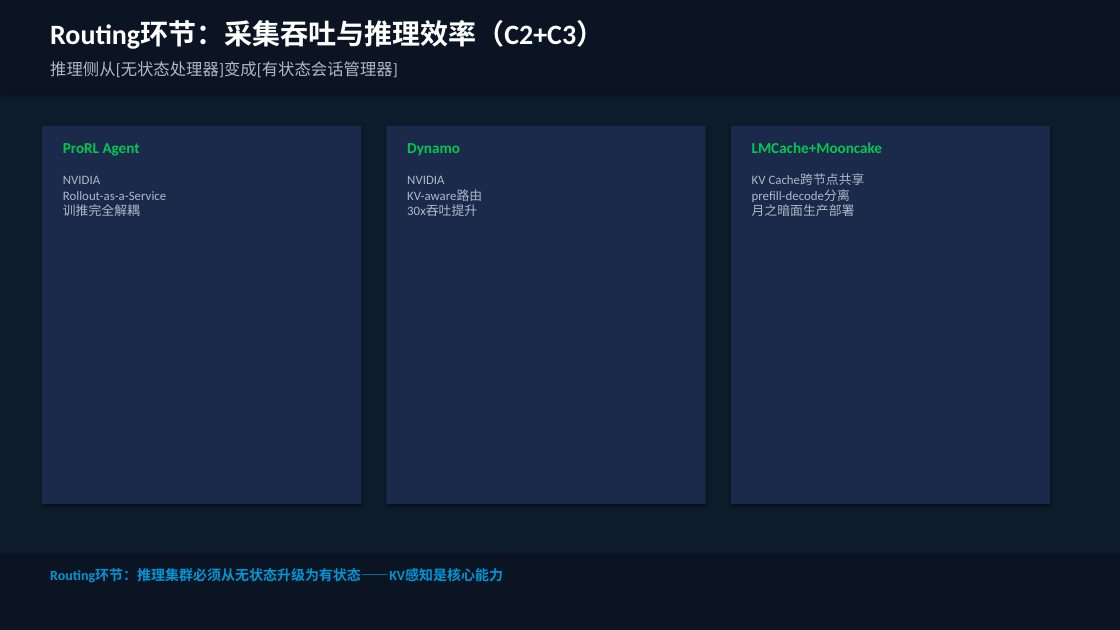
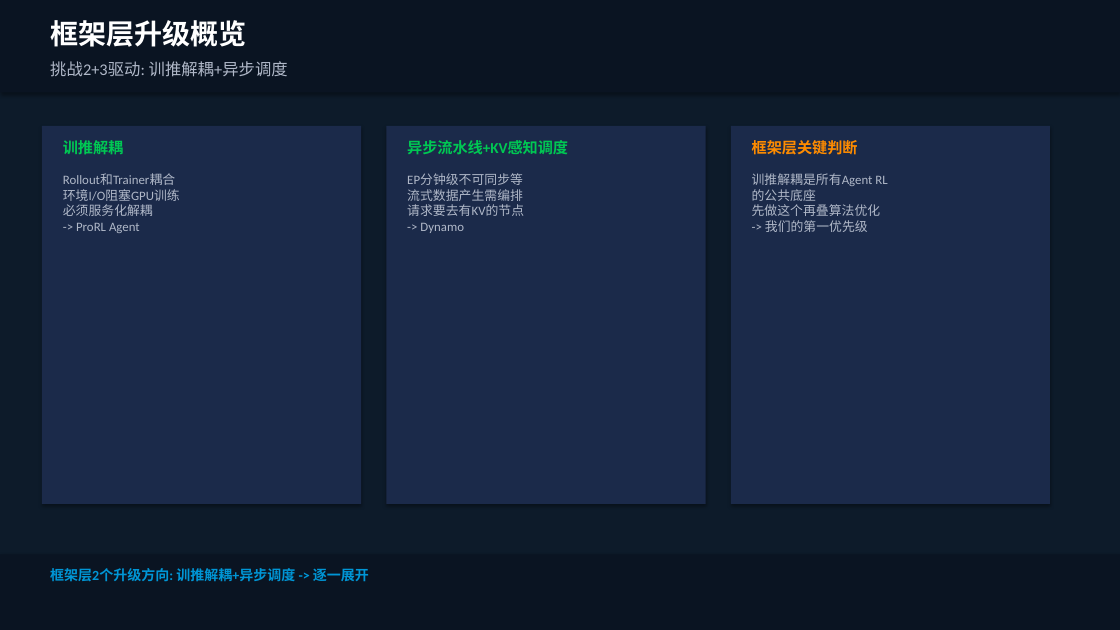
Before and after one commit to zhshgmail/tmp01, a slide deck: slide 9 of Agentic_RL_后训练洞察.pptx. Drawn at 1120x630 pixels with LibreOffice and Linux fonts; fonts in the diff are those of the drawing. Boxes give left, top, right and bottom in pixels: in the first picture for what was removed or moved away, otherwise in the second. Text is boxed around its words. In the diff, an @@ line names an element or a change of style, - is before the commit and + after.

```diff
--- a/Agentic_RL_后训练洞察.pptx
+++ b/Agentic_RL_后训练洞察.pptx
@@ text at <box>50,20,246,47</box>: text changed @@
-Routing环节：采集吞吐与推理效率（C2+C3）
+框架层升级概览
@@ text at <box>50,61,288,77</box>: text changed @@
-推理侧从[无状态处理器]变成[有状态会话管理器]
+挑战2+3驱动: 训推解耦+异步调度
@@ text at <box>63,140,124,154</box>: text changed @@
-ProRL Agent
+训推解耦
@@ text at <box>407,140,568,155</box>: text changed @@
-Dynamo
+异步流水线+KV感知调度
@@ text at <box>752,140,858,155</box>: text changed; text colour #00C853 to #FF8C00 @@
-LMCache+Mooncake
+框架层关键判断
@@ text at <box>63,174,180,233</box>: text changed @@
-NVIDIA
-Rollout-as-a-Service
-训推完全解耦
+Rollout和Trainer耦合
+环境I/O阻塞GPU训练
+必须服务化解耦
+-> ProRL Agent
@@ text at <box>407,174,524,233</box>: text changed @@
-NVIDIA
-KV-aware路由
-30x吞吐提升
+EP分钟级不可同步等
+流式数据产生需编排
+请求要去有KV的节点
+-> Dynamo
@@ text at <box>752,173,887,232</box>: text changed @@
-KV Cache跨节点共享
-prefill-decode分离
-月之暗面生产部署
+训推解耦是所有Agent RL
+的公共底座
+先做这个再叠算法优化
+-> 我们的第一优先级
@@ text at <box>50,568,369,582</box>: text changed @@
-Routing环节：推理集群必须从无状态升级为有状态——KV感知是核心能力
+框架层2个升级方向: 训推解耦+异步调度 -> 逐一展开
```
Also in this commit, not shown: 11 other slides changed, 3 slides added, 3 slides removed.
